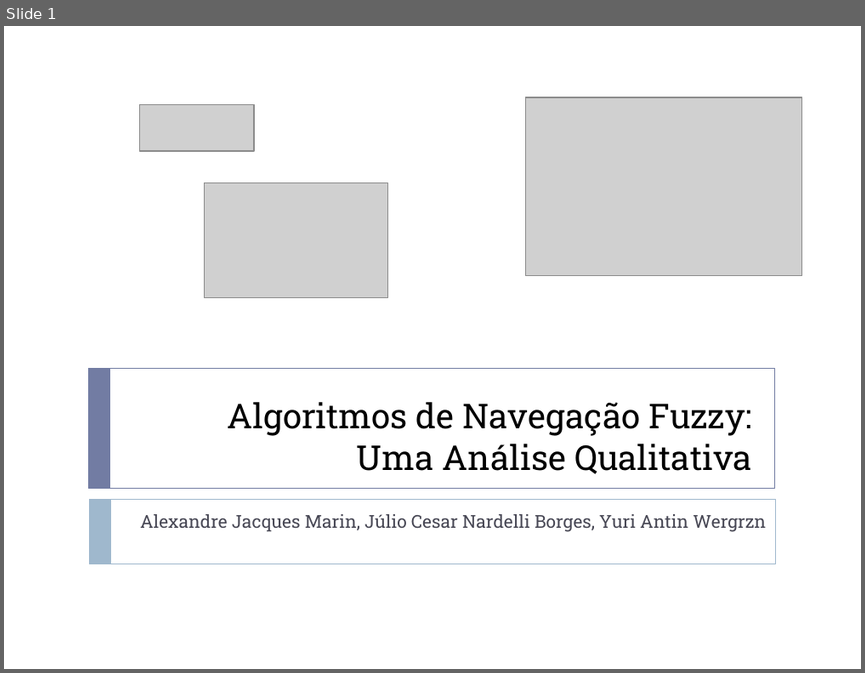
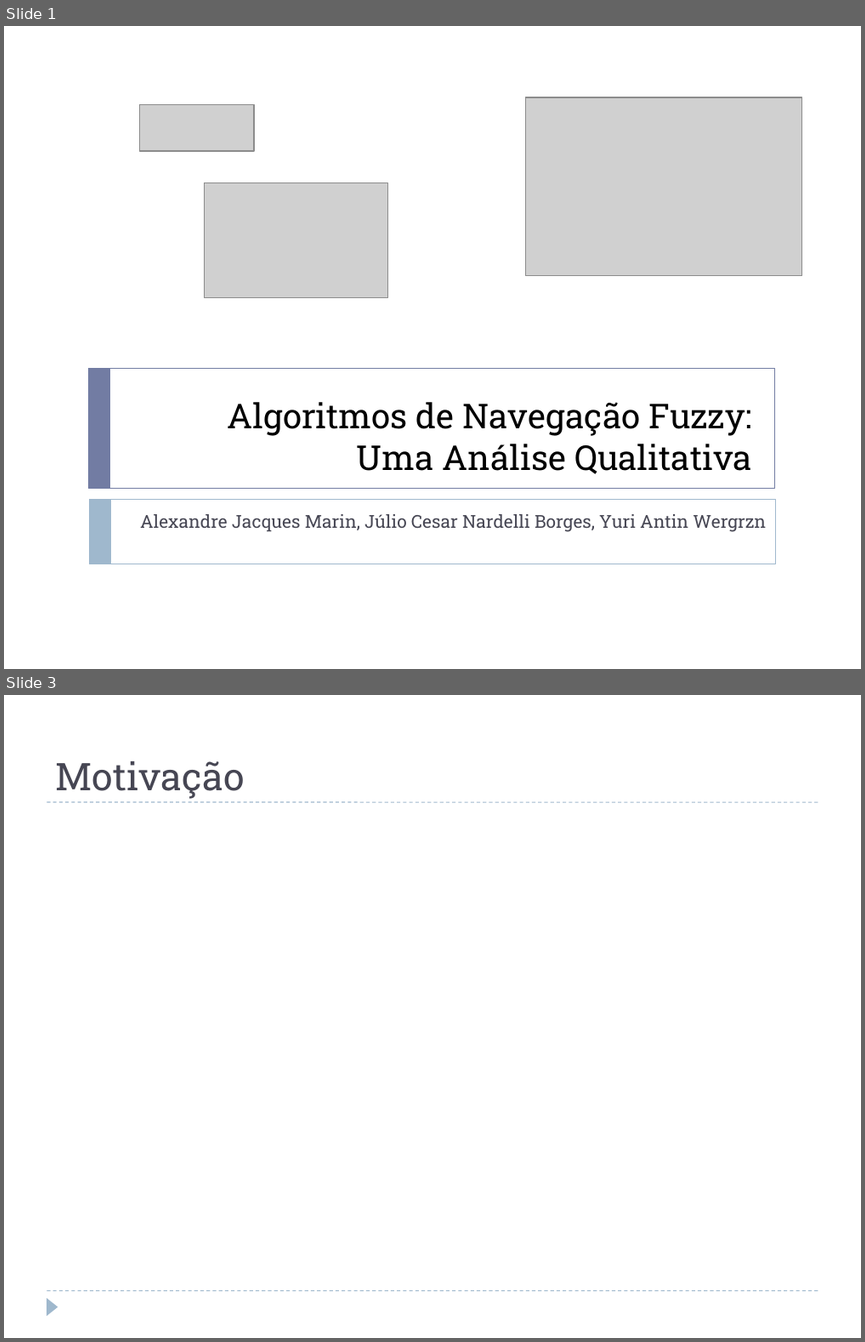
Before and after one commit to jcnborges/TCC, a slide deck: qualificacao.pptx. Shown one above the other, each under a label of ours: slide 1 before the commit, slides 1 and 3 after it; the slides between them are not shown. The pictures are 865x673 and 865x1342 pixels, drawn with LibreOffice and Linux fonts; fonts in the diff are those of the drawing; grey boxes stand for pictures. Boxes give left, top, right and bottom in pixels: in the first picture for what was removed or moved away, otherwise in the second. Text is boxed around its words. In the diff, an @@ line names an element or a change of style, - is before the commit and + after.

```diff
--- a/qualificacao.pptx
+++ b/qualificacao.pptx
@@ slide 3 added at (x1=4, y1=695, x2=861, y2=1338), background #FFFFFF @@
@@ title added at (x1=55, y1=761, x2=244, y2=799), 32 pt, text #464653 @@
+Motivação
@@ line added from (46, 802) to (818, 802), #9FB8CD 0.75 pt dashed @@
@@ line added from (46, 1291) to (818, 1291), #9FB8CD 0.75 pt dashed @@
@@ triangle added at (x1=46, y1=1298, x2=58, y2=1315), fill #9FB8CD @@
```
Also in this commit, not shown: 15 other slides added.
